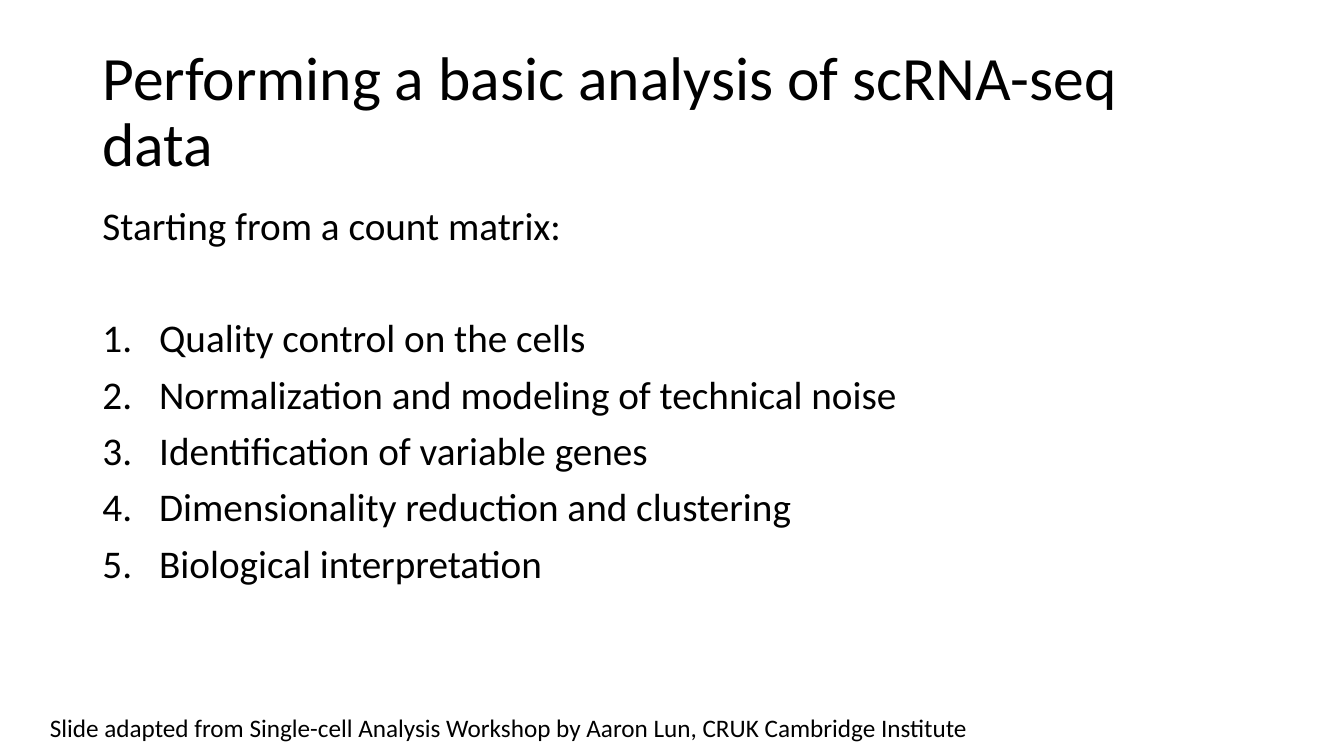
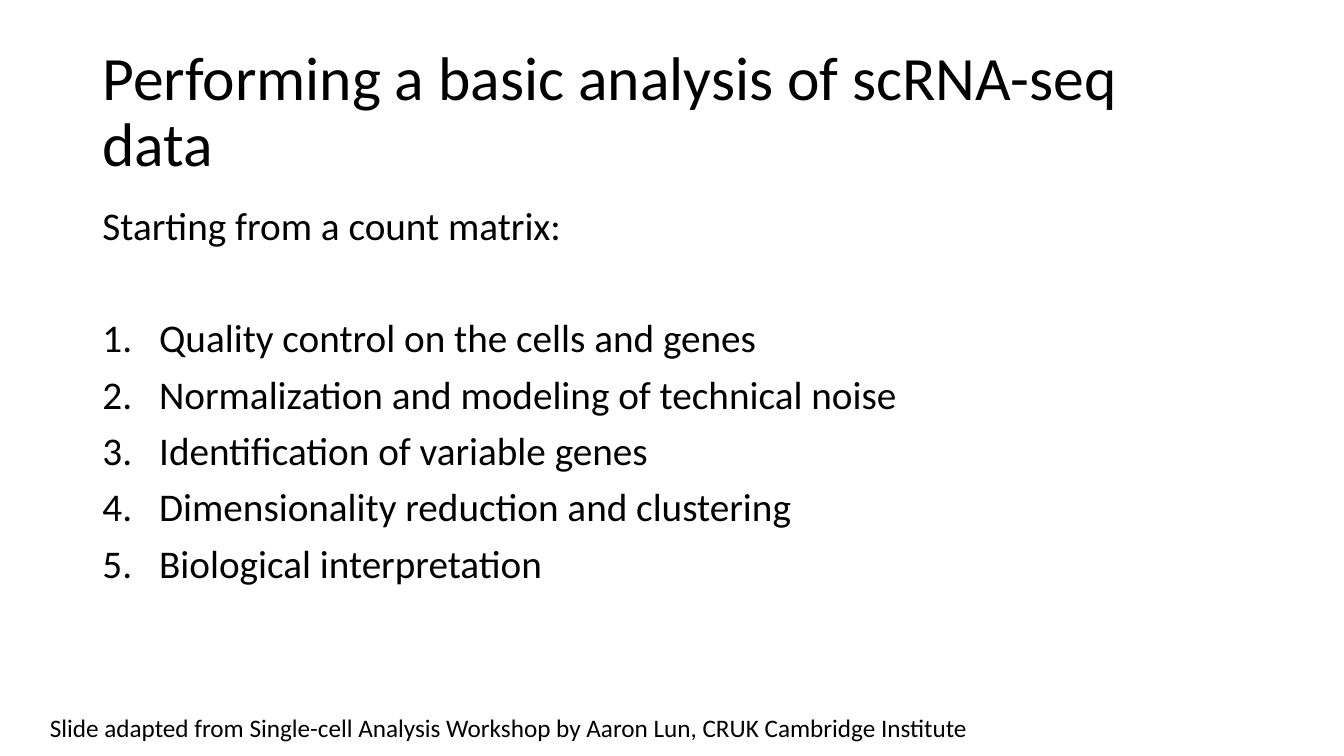
Before and after one commit to jsschrepping/sc_tutorial, a slide deck: slide 7 of tutorial_scRNAseq.pptx. Drawn at 1344x756 pixels with LibreOffice and Linux fonts; fonts in the diff are those of the drawing. Boxes give left, top, right and bottom in pixels: in the first picture for what was removed or moved away, otherwise in the second. Text is boxed around its words. In the diff, an @@ line names an element or a change of style, - is before the commit and + after.

```diff
--- a/tutorial_scRNAseq.pptx
+++ b/tutorial_scRNAseq.pptx
@@ text at (x1=159, y1=324, x2=756, y2=359): text changed @@
-1. Quality control on the cells
+1. Quality control on the cells and genes
```
Also in this commit, not shown: 5 other files.
